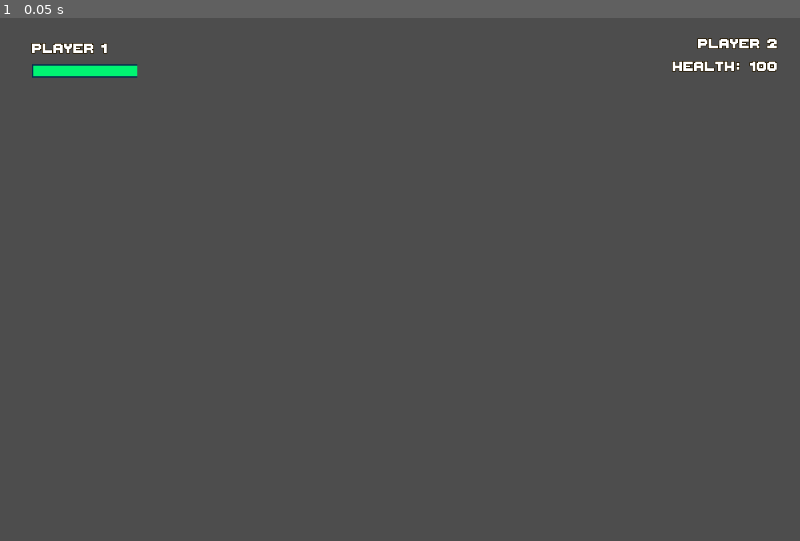
Above: before the commit, frame 1.
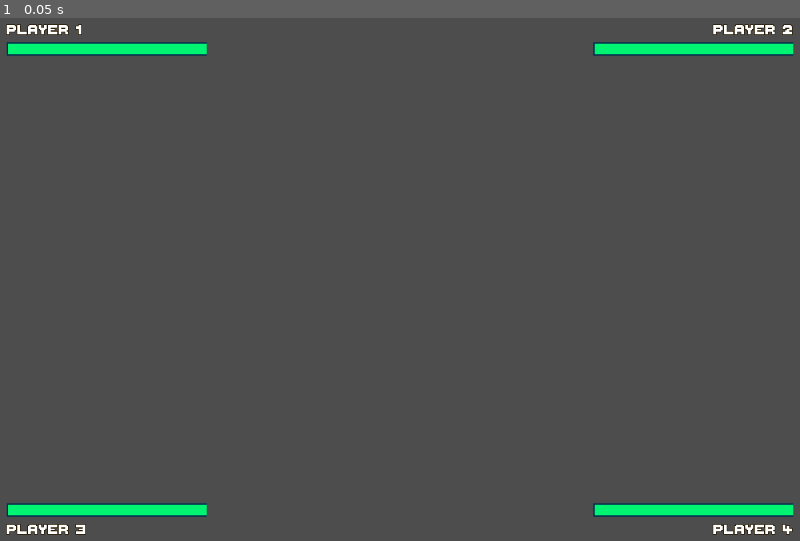
Above: after the commit, the same moment.

Repository: RomanWendlinger/the-legend-of-beef
Game: Godot game, scene res://gui_elements/player_gui.tscn
Two runs of this game, one before a commit and one after it. Both use one fixed random seed, a clock stepped at 60 frames per second and the inputs below. This scene is started directly instead of the project's main scene.
Inputs:
- Up to frame 1 (0.05 s): no input

The runs differ from the first frame. In frame 1, 3.8% of the frame differs, in the area x 0-100%, y 1-99%.

Commit message:
gui work
wip: need find way to better get nodes in tree

Diff:
--- a/global_scripts/gui_manager.gd
+++ b/global_scripts/gui_manager.gd
@@ -1,7 +1,13 @@
 extends Node
 
 var player_gui_node: CanvasLayer
-var player1_health_bar: ProgressBar
+var health_bar = {
+	"1": ProgressBar,
+	"2": ProgressBar,
+	"3": ProgressBar,
+	"4": ProgressBar,
+
+}
 
 # Called when the node enters the scene tree for the first time.
 func _ready() -> void:
@@ -11,16 +17,17 @@
 func create_player_panels() -> void:
 	player_gui_node = load("res://gui_elements/player_gui.tscn").instantiate();
 	get_tree().root.add_child(player_gui_node)
-	player1_health_bar = player_gui_node.get_node("Player1Box/Player1HealthBar")
-	print("p1healthbar: ", player1_health_bar)
+	for active_player in PlayerManager.active_players:
+		health_bar[str(active_player)] = player_gui_node.get_node("Player"+str(active_player)+"HealthBar")
+		print("player"+str(active_player), player_gui_node.get_node("Player"+str(active_player)+"HealthBar"))
 	print("wanted signal: ", PlayerManager.players_spawned)
 	PlayerManager.gui_update.connect(player_gui_update)
 	pass
 
 func player_gui_update(player_number: int) -> void:
 	print("player_number: ",player_number);
-	player1_health_bar.max_value = PlayerManager.player_dict[str(player_number)].max_health
-	player1_health_bar.value = PlayerManager.player_dict[str(player_number)].health
+	health_bar[str(player_number)].max_value = PlayerManager.player_dict[str(player_number)].max_health
+	health_bar[str(player_number)].value = PlayerManager.player_dict[str(player_number)].health
 	pass
 # Called every frame. 'delta' is the elapsed time since the previous frame.
 func _process(delta: float) -> void:
--- a/global_scripts/player_manager.gd
+++ b/global_scripts/player_manager.gd
@@ -44,29 +44,20 @@
 		retArray.append(player_dict[str(player_number)])
 	return retArray
 
-# SPAWN POINTS
-# p1 x250y200
-
 func spawn_active_players() -> void:
-	print("active players: ",active_players)
 	#spawn em in
 	for player_number in active_players:
-		await reduce_spawn_players(0, player_number)
+		await animate_spawn_players(player_number)
 	for player_number in active_players:
 		PlayerManager.player_dict[str(player_number)].is_frozen = false
-
 	players_spawned.emit()
 
-#return 0 when the animation is done, test
-func reduce_spawn_players(zero: int, next_player_number: int) -> void :
-	print("nex player: ", next_player_number)
-	var player_node: Player = spawn_player(next_player_number);
-	print("player spawned: ", next_player_number)
+# spawn in and animate
+func animate_spawn_players(player_number: int) -> void :
+	var player_node: Player = spawn_player(player_number);
 	var anim_node:AnimationPlayer = player_node.get_node("AnimationPlayer")
-	print("animnode: ", anim_node )
 	anim_node.play("spawning")
 	await anim_node.animation_finished
-	print("post await")
 	return
 
 func spawn_player(player_number: int) -> Player:
@@ -83,5 +74,11 @@
 	match player_number:
 		1:
 			return Vector2(400, 400)
+		2:
+			return Vector2(450, 400)
+		3:
+			return Vector2(500, 400)
+		4:
+			return Vector2(550, 400)
 		_:
-			return Vector2(450, 400)
+			return Vector2(500, 350)
--- a/gui_elements/player_gui.tscn
+++ b/gui_elements/player_gui.tscn
@@ -1,4 +1,6 @@
-[gd_scene load_steps=4 format=3 uid="uid://dt2ynexp2bmop"]
+[gd_scene load_steps=5 format=3 uid="uid://dt2ynexp2bmop"]
+
+[ext_resource type="Theme" uid="uid://bdphv6f7bl5o1" path="res://theme/theme.tres" id="1_4wavi"]
 
 [sub_resource type="LabelSettings" id="LabelSettings_ylwy1"]
 font_size = 32
@@ -22,54 +24,168 @@
 
 [node name="PlayerGUI" type="CanvasLayer"]
 
-[node name="Player1Box" type="VBoxContainer" parent="."]
-offset_left = 48.0
-offset_top = 38.0
-offset_right = 206.0
-offset_bottom = 102.0
+[node name="Global" type="HBoxContainer" parent="."]
+anchors_preset = 15
+anchor_right = 1.0
+anchor_bottom = 1.0
+grow_horizontal = 2
+grow_vertical = 2
+size_flags_horizontal = 3
+size_flags_vertical = 3
 
-[node name="Label1" type="Label" parent="Player1Box"]
+[node name="ColLeft" type="HBoxContainer" parent="Global"]
+layout_mode = 2
+size_flags_horizontal = 3
+size_flags_vertical = 3
+
+[node name="RowTop" type="VBoxContainer" parent="Global/ColLeft"]
+layout_mode = 2
+size_flags_horizontal = 3
+
+[node name="MarginContainer" type="MarginContainer" parent="Global/ColLeft/RowTop"]
+layout_mode = 2
+size_flags_horizontal = 3
+theme = ExtResource("1_4wavi")
+
+[node name="Player1Box" type="VBoxContainer" parent="Global/ColLeft/RowTop/MarginContainer"]
+layout_direction = 2
+layout_mode = 2
+size_flags_horizontal = 3
+
+[node name="Player1Name" type="Label" parent="Global/ColLeft/RowTop/MarginContainer/Player1Box"]
 texture_filter = 1
 layout_mode = 2
 text = "Player 1"
 label_settings = SubResource("LabelSettings_ylwy1")
 
-[node name="Player1HealthBar" type="ProgressBar" parent="Player1Box"]
+[node name="HBoxContainer" type="HBoxContainer" parent="Global/ColLeft/RowTop/MarginContainer/Player1Box"]
+custom_minimum_size = Vector2(300, 0)
+layout_mode = 2
+size_flags_horizontal = 0
+size_flags_vertical = 3
+
+[node name="Player1HealthBar" type="ProgressBar" parent="Global/ColLeft/RowTop/MarginContainer/Player1Box/HBoxContainer"]
 custom_minimum_size = Vector2(0, 20)
 layout_mode = 2
-size_flags_vertical = 6
+size_flags_horizontal = 3
+size_flags_vertical = 3
 theme_override_styles/background = SubResource("StyleBoxFlat_2l5uk")
 theme_override_styles/fill = SubResource("StyleBoxFlat_flegn")
 value = 100.0
 show_percentage = false
 
-[node name="Player1Box2" type="VBoxContainer" parent="."]
-offset_left = 995.0
-offset_top = 31.0
-offset_right = 1167.0
-offset_bottom = 95.0
+[node name="Container" type="Container" parent="Global/ColLeft/RowTop"]
+layout_mode = 2
+size_flags_vertical = 3
+
+[node name="MarginContainer2" type="MarginContainer" parent="Global/ColLeft/RowTop"]
+layout_mode = 2
+theme = ExtResource("1_4wavi")
+
+[node name="Player3Box" type="VBoxContainer" parent="Global/ColLeft/RowTop/MarginContainer2"]
+layout_direction = 2
+layout_mode = 2
+size_flags_horizontal = 3
+
+[node name="HBoxContainer" type="HBoxContainer" parent="Global/ColLeft/RowTop/MarginContainer2/Player3Box"]
+custom_minimum_size = Vector2(300, 0)
+layout_mode = 2
+size_flags_horizontal = 0
+size_flags_vertical = 3
+
+[node name="Player3HealthBar" type="ProgressBar" parent="Global/ColLeft/RowTop/MarginContainer2/Player3Box/HBoxContainer"]
+custom_minimum_size = Vector2(0, 20)
+layout_mode = 2
+size_flags_horizontal = 3
+size_flags_vertical = 3
+theme_override_styles/background = SubResource("StyleBoxFlat_2l5uk")
+theme_override_styles/fill = SubResource("StyleBoxFlat_flegn")
+value = 100.0
+show_percentage = false
+
+[node name="Player3Name" type="Label" parent="Global/ColLeft/RowTop/MarginContainer2/Player3Box"]
+texture_filter = 1
+layout_mode = 2
+text = "Player 3
+"
+label_settings = SubResource("LabelSettings_ylwy1")
+
+[node name="ColRight" type="HBoxContainer" parent="Global"]
+layout_mode = 2
+size_flags_horizontal = 3
+size_flags_vertical = 3
+
+[node name="RowTop2" type="VBoxContainer" parent="Global/ColRight"]
+layout_mode = 2
+size_flags_horizontal = 3
+
+[node name="MarginContainer" type="MarginContainer" parent="Global/ColRight/RowTop2"]
+layout_mode = 2
+theme = ExtResource("1_4wavi")
+
+[node name="Player2Box" type="VBoxContainer" parent="Global/ColRight/RowTop2/MarginContainer"]
+layout_direction = 2
+layout_mode = 2
+size_flags_horizontal = 3
 alignment = 2
 
-[node name="Label1" type="Label" parent="Player1Box2"]
+[node name="Player2Name" type="Label" parent="Global/ColRight/RowTop2/MarginContainer/Player2Box"]
 texture_filter = 1
 layout_mode = 2
 text = "Player 2"
 label_settings = SubResource("LabelSettings_ylwy1")
 horizontal_alignment = 2
 
-[node name="HBoxContainer" type="HBoxContainer" parent="Player1Box2"]
+[node name="HBoxContainer" type="HBoxContainer" parent="Global/ColRight/RowTop2/MarginContainer/Player2Box"]
+custom_minimum_size = Vector2(300, 0)
 layout_mode = 2
+size_flags_horizontal = 8
+size_flags_vertical = 3
+
+[node name="Player2HealthBar" type="ProgressBar" parent="Global/ColRight/RowTop2/MarginContainer/Player2Box/HBoxContainer"]
+custom_minimum_size = Vector2(0, 20)
+layout_mode = 2
+size_flags_horizontal = 3
+size_flags_vertical = 3
+theme_override_styles/background = SubResource("StyleBoxFlat_2l5uk")
+theme_override_styles/fill = SubResource("StyleBoxFlat_flegn")
+value = 100.0
+show_percentage = false
+
+[node name="Container2" type="Container" parent="Global/ColRight/RowTop2"]
+layout_mode = 2
+size_flags_vertical = 3
+
+[node name="MarginContainer2" type="MarginContainer" parent="Global/ColRight/RowTop2"]
+layout_mode = 2
+theme = ExtResource("1_4wavi")
+
+[node name="Player4Box" type="VBoxContainer" parent="Global/ColRight/RowTop2/MarginContainer2"]
+layout_direction = 2
+layout_mode = 2
+size_flags_horizontal = 3
 alignment = 2
 
-[node name="Label" type="Label" parent="Player1Box2/HBoxContainer"]
+[node name="HBoxContainer" type="HBoxContainer" parent="Global/ColRight/RowTop2/MarginContainer2/Player4Box"]
+custom_minimum_size = Vector2(300, 0)
+layout_mode = 2
+size_flags_horizontal = 8
+size_flags_vertical = 3
+
+[node name="Player4HealthBar" type="ProgressBar" parent="Global/ColRight/RowTop2/MarginContainer2/Player4Box/HBoxContainer"]
+custom_minimum_size = Vector2(0, 20)
+layout_mode = 2
+size_flags_horizontal = 3
+size_flags_vertical = 3
+theme_override_styles/background = SubResource("StyleBoxFlat_2l5uk")
+theme_override_styles/fill = SubResource("StyleBoxFlat_flegn")
+value = 100.0
+show_percentage = false
+
+[node name="Player4Name" type="Label" parent="Global/ColRight/RowTop2/MarginContainer2/Player4Box"]
 texture_filter = 1
 layout_mode = 2
-text = "Health: "
-label_settings = SubResource("LabelSettings_ylwy1")
-
-[node name="Health1" type="Label" parent="Player1Box2/HBoxContainer"]
-texture_filter = 1
-layout_mode = 2
-text = "100
+text = "Player 4
 "
 label_settings = SubResource("LabelSettings_ylwy1")
+horizontal_alignment = 2
--- a/theme/theme.tres
+++ b/theme/theme.tres
@@ -14,3 +14,7 @@
 Button/styles/focus = ExtResource("1_omc1r")
 Button/styles/hover = ExtResource("2_gw4il")
 Button/styles/normal = ExtResource("3_ytln0")
+MarginContainer/constants/margin_bottom = 10
+MarginContainer/constants/margin_left = 10
+MarginContainer/constants/margin_right = 10
+MarginContainer/constants/margin_top = 10
